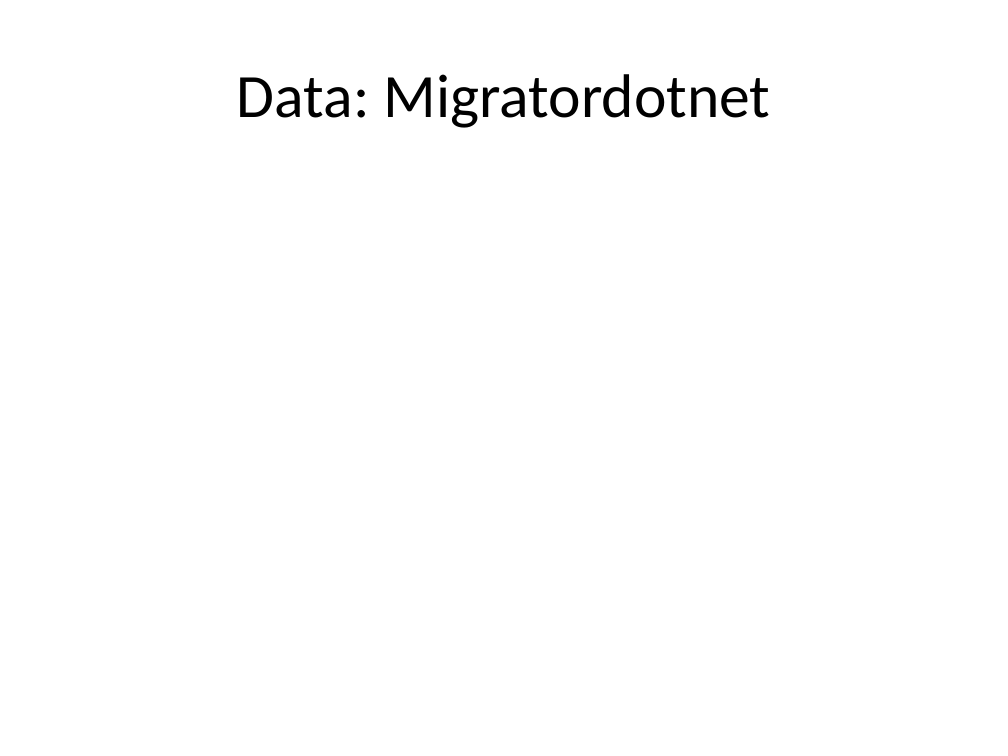
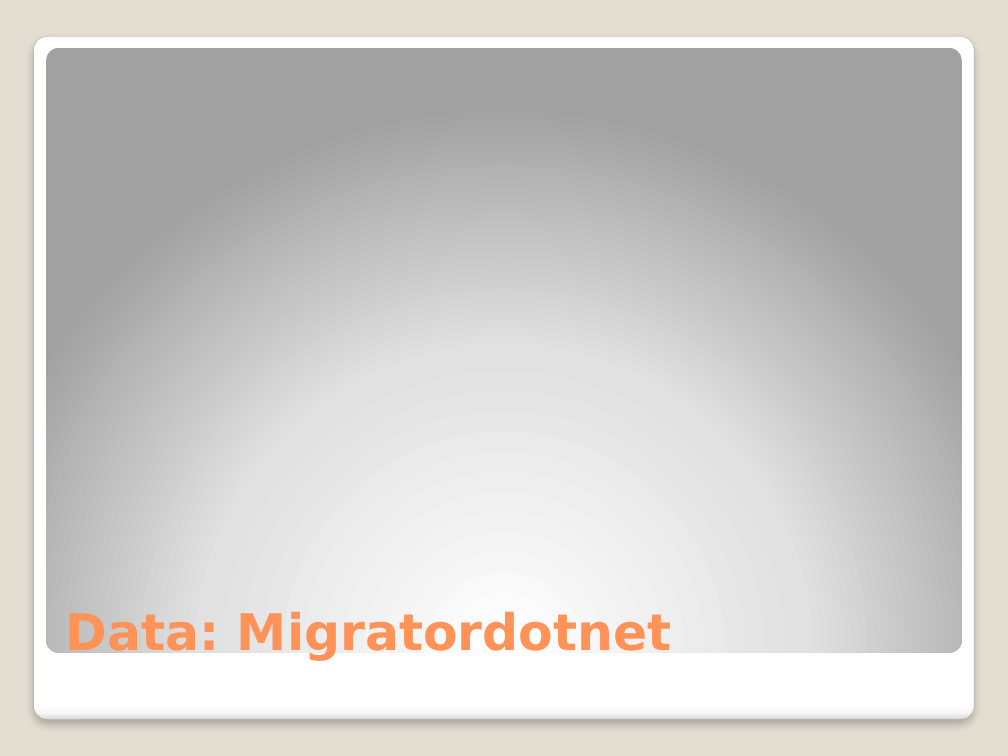
Before and after one commit to michelgrootjans/dkvlessonslearned, a slide deck: slide 10 of slides/Technical Session/Lessons learned.pptx (slide 11 before the commit). Drawn at 1008x756 pixels with LibreOffice and Linux fonts; fonts in the diff are those of the drawing. Boxes give left, top, right and bottom in pixels: in the first picture for what was removed or moved away, otherwise in the second. Text is boxed around its words. In the diff, an @@ line names an element or a change of style, - is before the commit and + after.

```diff
--- a/slides/Technical Session/Lessons learned.pptx
+++ b/slides/Technical Session/Lessons learned.pptx
@@ background #FFFFFF to #E3DED1 @@
@@ rounded rectangle added at [33,36,974,720], fill gradient #FFFFFF to #F7F7F7 to #DADADA, outline #A4A4A4 0.16 pt @@
@@ rounded rectangle added at [46,47,962,652], fill gradient #FFFFFF to #E1E1E1 to #A2A2A2 @@
@@ title "Data: Migratordotnet": place and size @@
-title "Data: Migratordotnet" at [237,74,771,128]
+title "Data: Migratordotnet" at [65,611,672,661]
@@ title "Data: Migratordotnet" at [65,611,672,661]: size 44 to 36 pt, font Calibri to DejaVu Sans, text colour #000000 to #FF9258, bold on; alignment centre to left; vertical alignment middle to bottom @@
```
Also in this commit, not shown: 13 other slides changed, 1 slide added, 2 slides removed, 2 other files.
